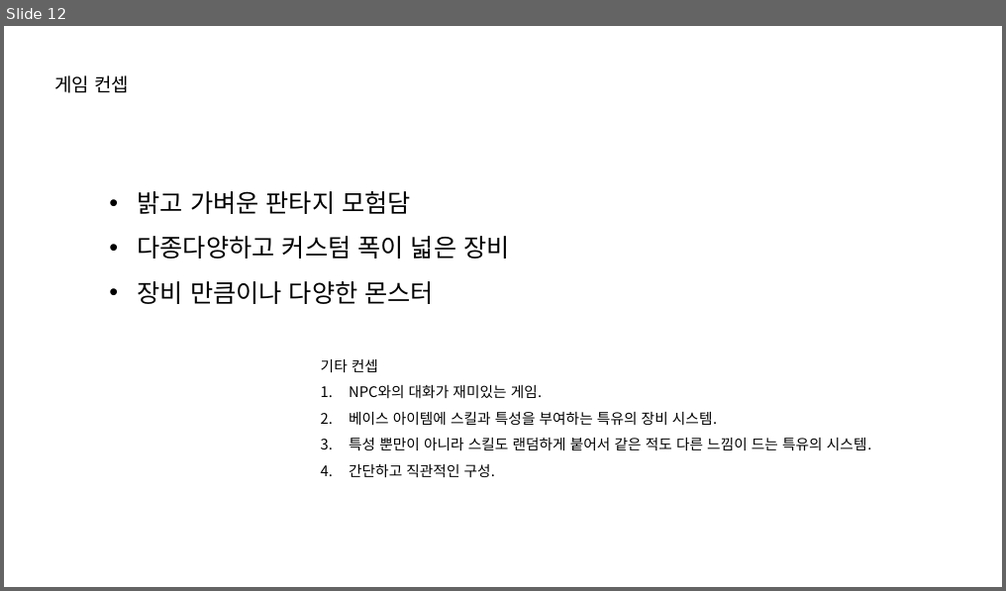
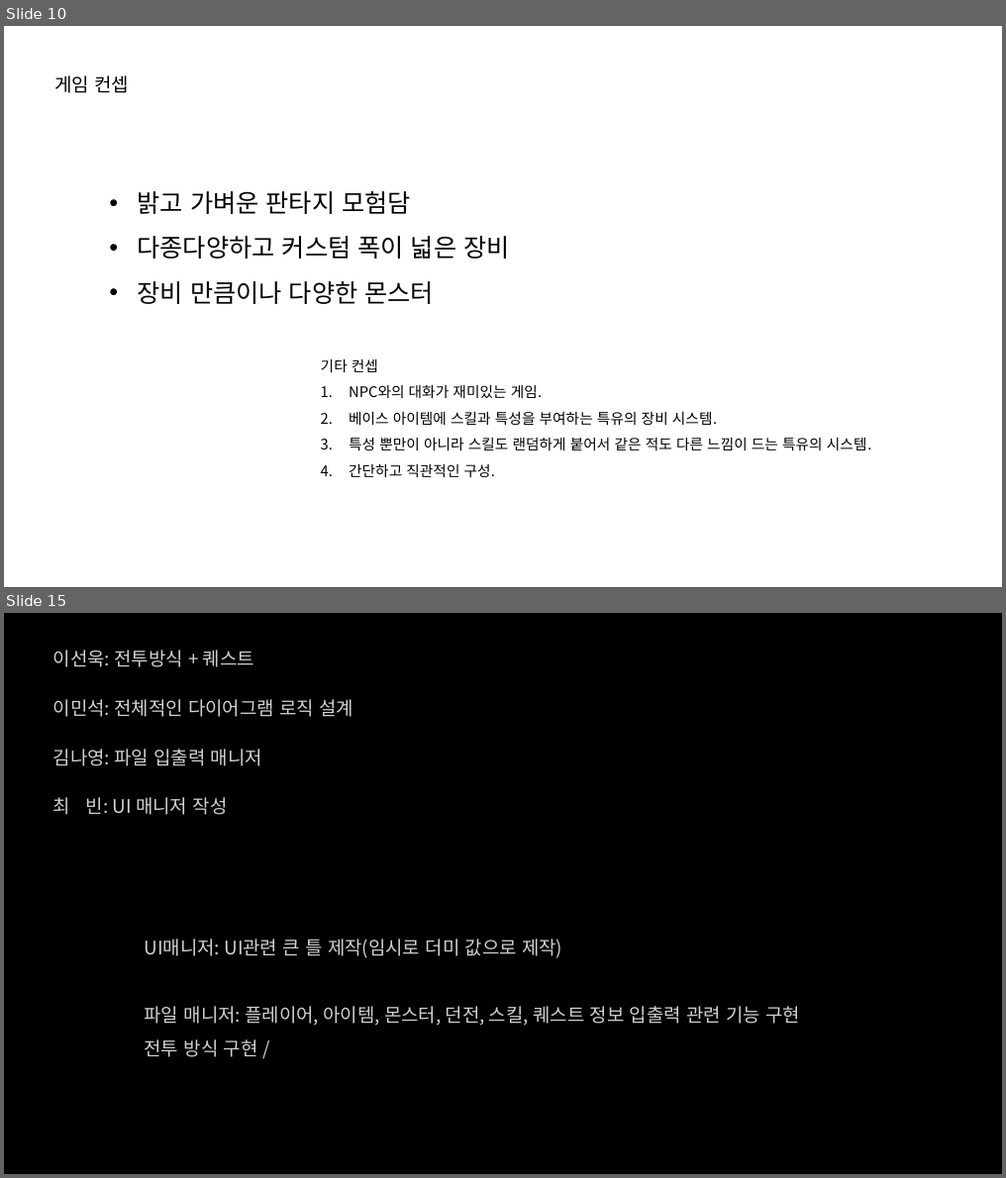
Before and after one commit to lsu0503/TextRPG_TeamProject2nd, a slide deck: Documents/TextRPG_와이어프레임.pptx. Shown one above the other, each under a label of ours: slide 12 before the commit, slides 10 and 15 after it; the slides between them are not shown. The pictures are 1006x591 and 1006x1178 pixels, drawn with LibreOffice and Linux fonts; fonts in the diff are those of the drawing. Boxes give left, top, right and bottom in pixels: in the first picture for what was removed or moved away, otherwise in the second. Text is boxed around its words. In the diff, an @@ line names an element or a change of style, - is before the commit and + after.

```diff
--- a/Documents/TextRPG_와이어프레임.pptx
+++ b/Documents/TextRPG_와이어프레임.pptx
@@ slide 15 added at box(4, 613, 1002, 1174), background #000000 @@
@@ text added at box(54, 650, 254, 667), 18 pt, text #D1D1D1 @@
+이선욱: 전투방식 + 퀘스트
@@ text added at box(54, 699, 353, 717), 18 pt, text #D1D1D1 @@
+이민석: 전체적인 다이어그램 로직 설계
@@ text added at box(54, 749, 262, 766), 18 pt, text #D1D1D1 @@
+김나영: 파일 입출력 매니저
@@ text added at box(54, 797, 228, 815), 18 pt, text #D1D1D1 @@
+최 빈: UI 매니저 작성
@@ text added at box(145, 939, 800, 1058), 18 pt, text #D1D1D1 @@
+UI매니저: UI관련 큰 틀 제작(임시로 더미 값으로 제작)
+파일 매니저: 플레이어, 아이템, 몬스터, 던전, 스킬, 퀘스트 정보 입출력 관련 기능 구현
+전투 방식 구현 /
@@ what was slide 12 is now slide 10 @@
```
Also in this commit, not shown: 7 slides changed, 2 slides removed.
